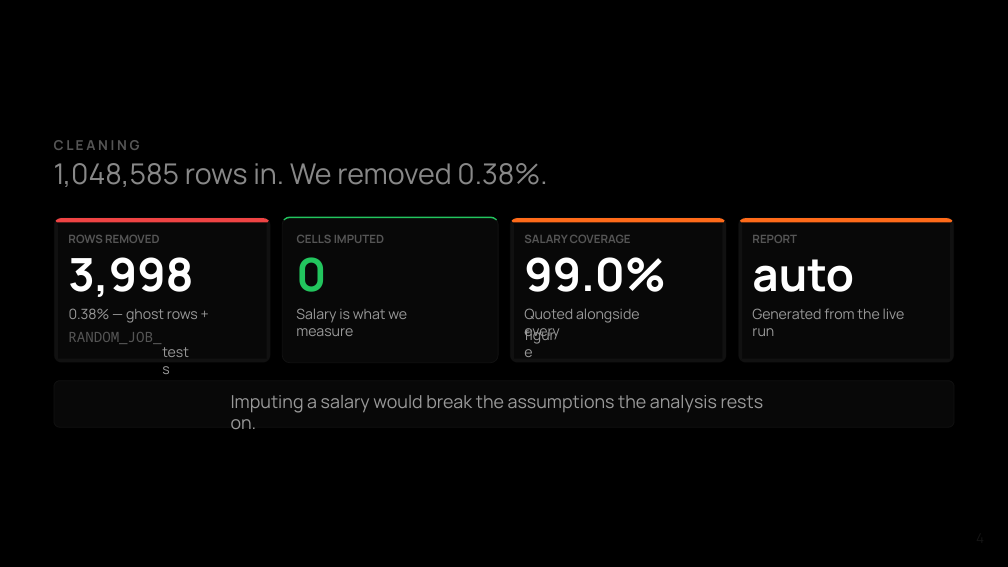
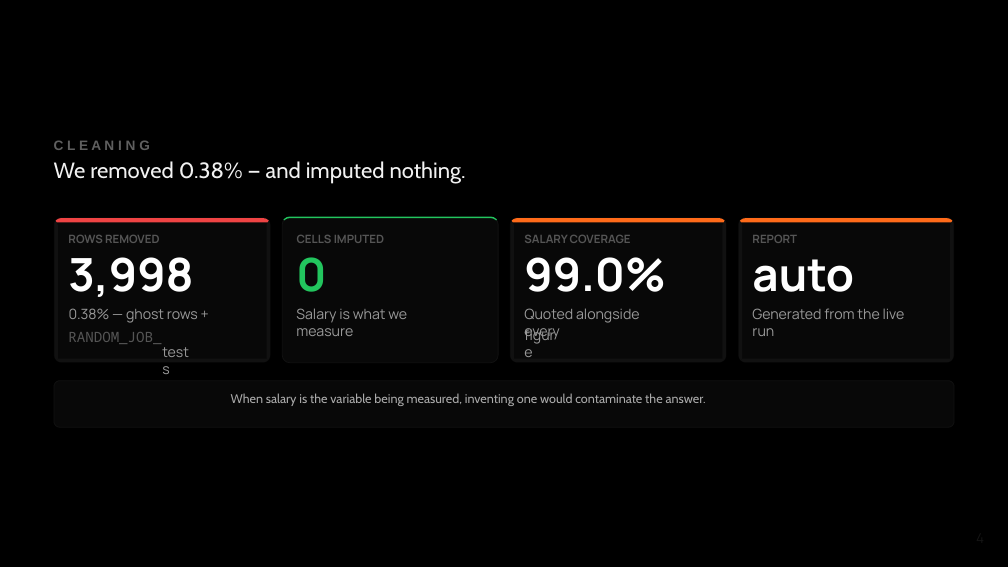
Before and after one commit to bomberblue/job-analytics-dashboard, a slide deck: slide 4 of docs/job-analytics-hirer-deck.pptx. Drawn at 1008x567 pixels with LibreOffice and Linux fonts; fonts in the diff are those of the drawing. Boxes give left, top, right and bottom in pixels: in the first picture for what was removed or moved away, otherwise in the second. Text is boxed around its words. In the diff, an @@ line names an element or a change of style, - is before the commit and + after.

```diff
--- a/docs/job-analytics-hirer-deck.pptx
+++ b/docs/job-analytics-hirer-deck.pptx
@@ text "C L E A N ..." at (54, 140, 150, 150): font Manrope to Arial, text colour #555555 to #5F5F5F @@
@@ text at (54, 161, 466, 184): text changed; size 27.2 to 21 pt; font Manrope to Cabin; text colour #888888 to #F2F2F2 @@
-1,048,585 rows in. We removed 0.38%.
+We removed 0.38% — and imputed nothing.
@@ text at (231, 393, 706, 406): text changed; size 17 to 12 pt; font Manrope to Cabin; text colour #999999 to #AAAAAA @@
-Imputing a salary would break the assumptions the analysis rests on.
+When salary is the variable being measured, inventing one would contaminate the answer.
```
Also in this commit, not shown: 12 other slides changed, 1 slide added, 1 slide removed.
